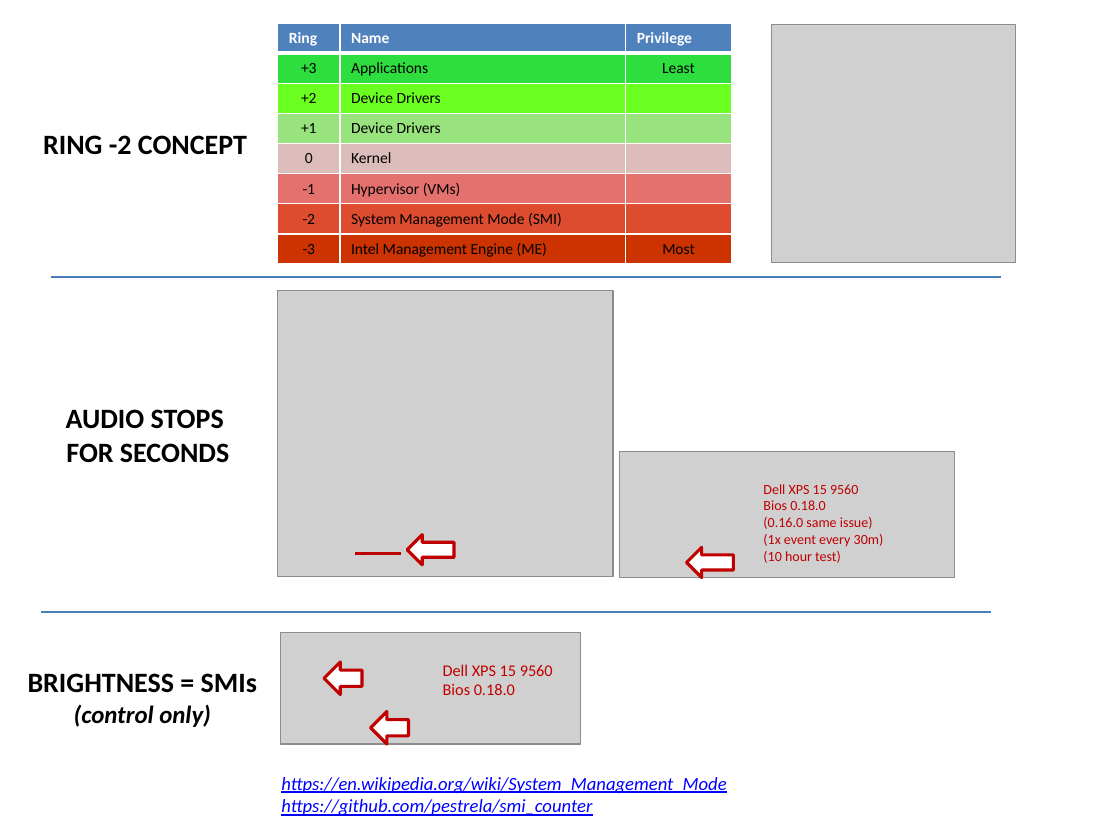
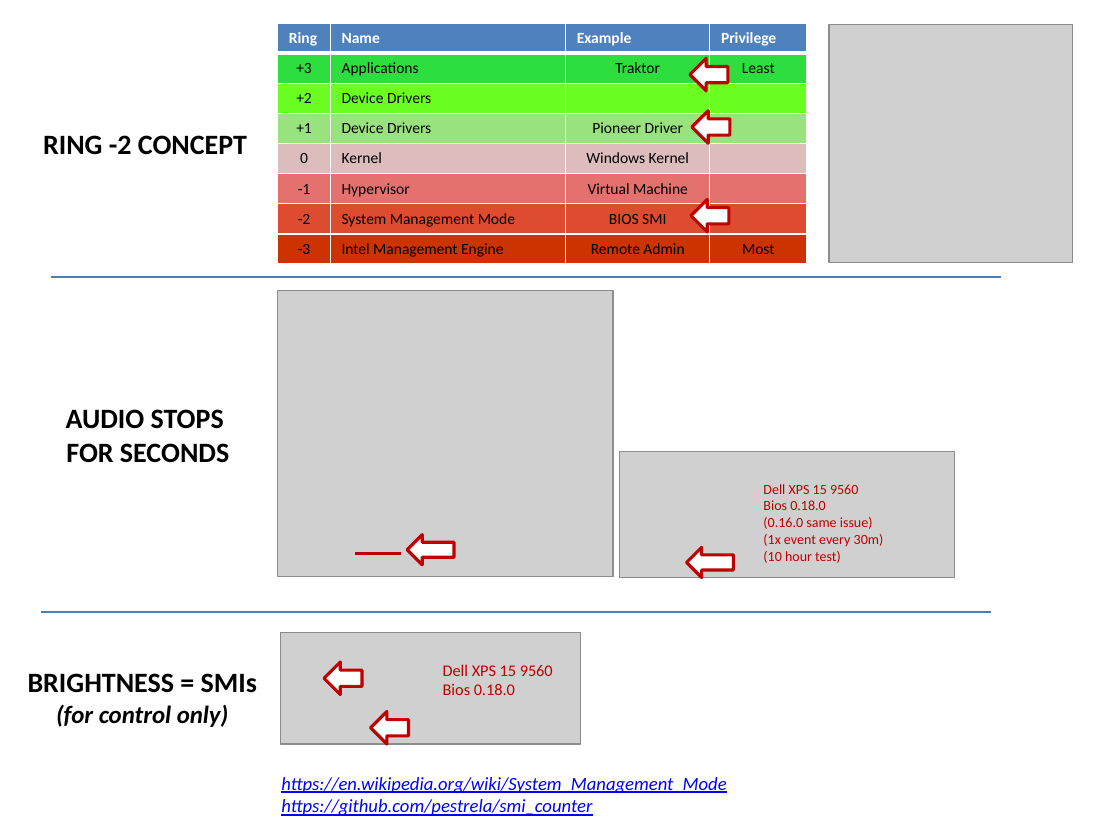
Before and after one commit to pestrela/smi_counter, a slide deck: slide 1 of src/dell_smi_latency_problems v2.pptx. Drawn at 1120x840 pixels with LibreOffice and Linux fonts; fonts in the diff are those of the drawing; grey boxes stand for pictures. Boxes give left, top, right and bottom in pixels: in the first picture for what was removed or moved away, otherwise in the second. Text is boxed around its words. In the diff, an @@ line names an element or a change of style, - is before the commit and + after.

```diff
--- a/src/dell_smi_latency_problems v2.pptx
+++ b/src/dell_smi_latency_problems v2.pptx
@@ table at box(278, 24, 808, 262) @@
-column 2: Name | Applications | Device Drivers | Device Drivers | Kernel | Hypervisor (VMs) | System Management Mode (SMI) | Intel Management Engine (ME)
+column 2: Name | Applications | Device Drivers | Device Drivers | Kernel | Hypervisor | System Management Mode | Intel Management Engine
+column 3: Example | Traktor |  | Pioneer Driver | Windows Kernel | Virtual Machine | BIOS SMI | Remote Admin
@@ table: place and size @@
-table at box(278, 24, 730, 262)
+table at box(278, 24, 808, 262)
@@ picture: place and size @@
-picture at box(772, 25, 1016, 263)
+picture at box(829, 25, 1073, 263)
@@ left arrow added at box(690, 58, 728, 91), fill #FFFFFF, outline #C00000 2 pt @@
@@ left arrow added at box(692, 111, 730, 143), fill #FFFFFF, outline #C00000 2 pt @@
@@ left arrow added at box(691, 199, 729, 232), fill #FFFFFF, outline #C00000 2 pt @@
@@ text at box(56, 704, 229, 727): text changed @@
-(control only)
+(for control only)
```
Also in this commit, not shown: 6 other files.
